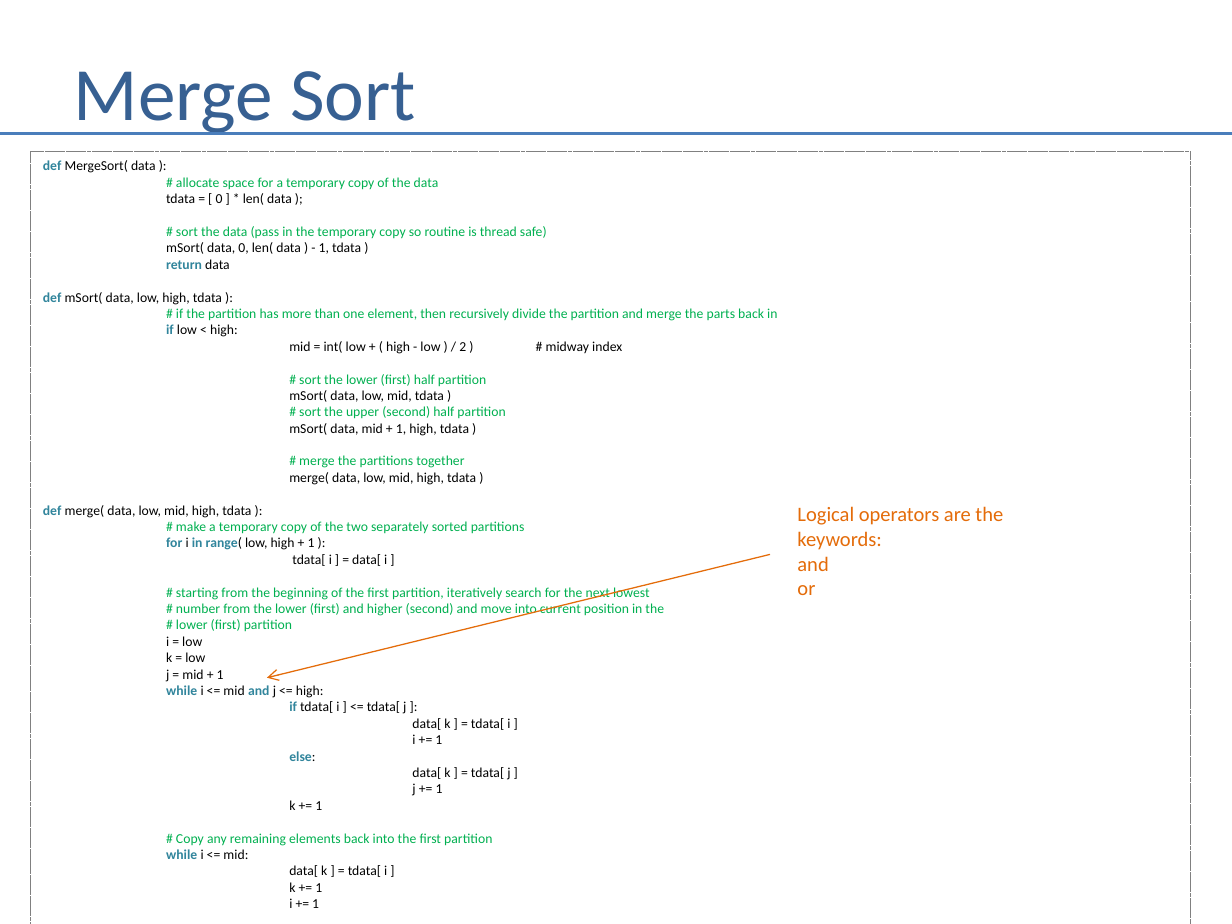
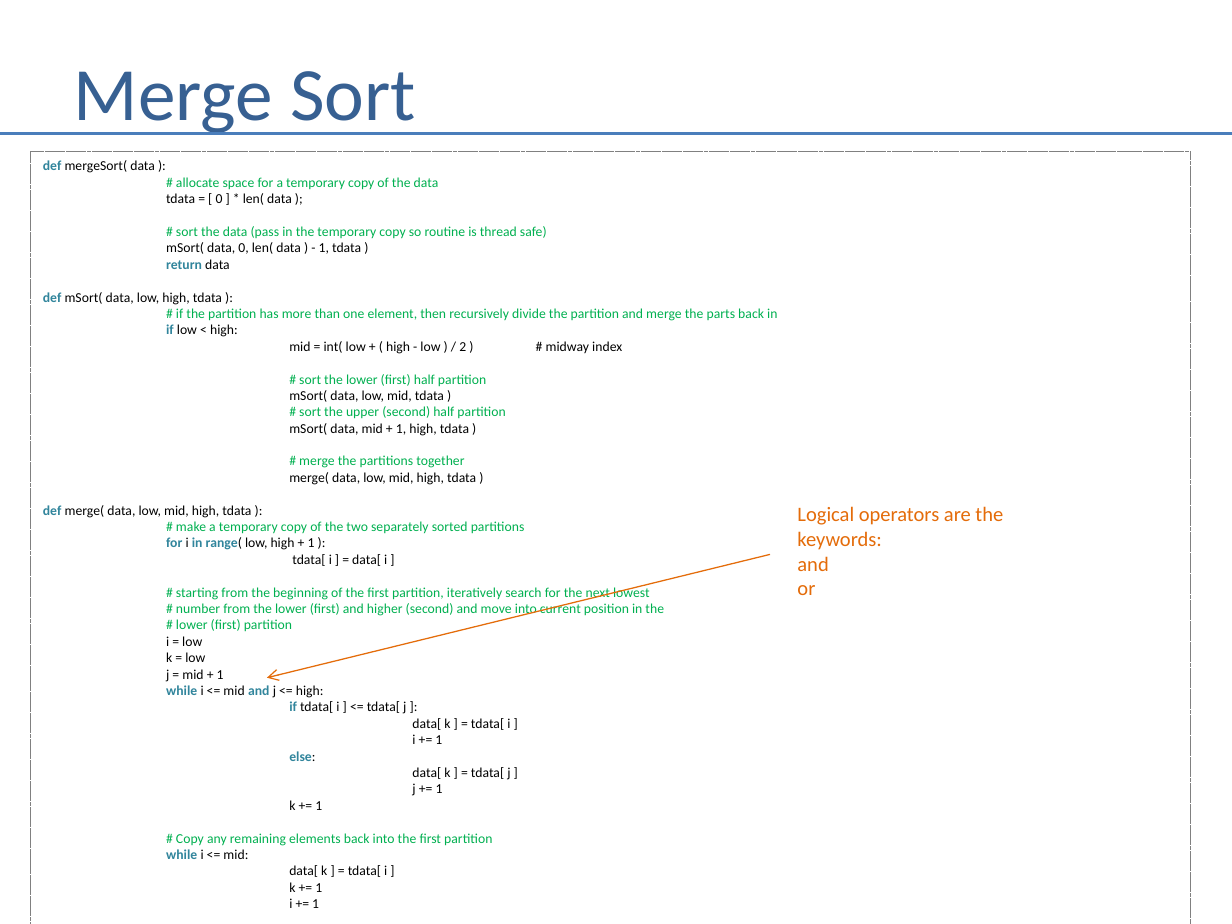
Before and after one commit to andrewferlitsch/Portland-Data-Science-Group, a slide deck: slide 80 of Presentations/Whiteboarding.pptx. Drawn at 1232x924 pixels with LibreOffice and Linux fonts; fonts in the diff are those of the drawing. Boxes give left, top, right and bottom in pixels: in the first picture for what was removed or moved away, otherwise in the second. Text is boxed around its words. In the diff, an @@ line names an element or a change of style, - is before the commit and + after.

```diff
--- a/Presentations/Whiteboarding.pptx
+++ b/Presentations/Whiteboarding.pptx
@@ text in rectangle at bbox=[43, 160, 155, 173]: text changed @@
-def MergeSort( data ):
+def mergeSort( data ):
```
Also in this commit, not shown: 9 other slides changed, 1 other file.
